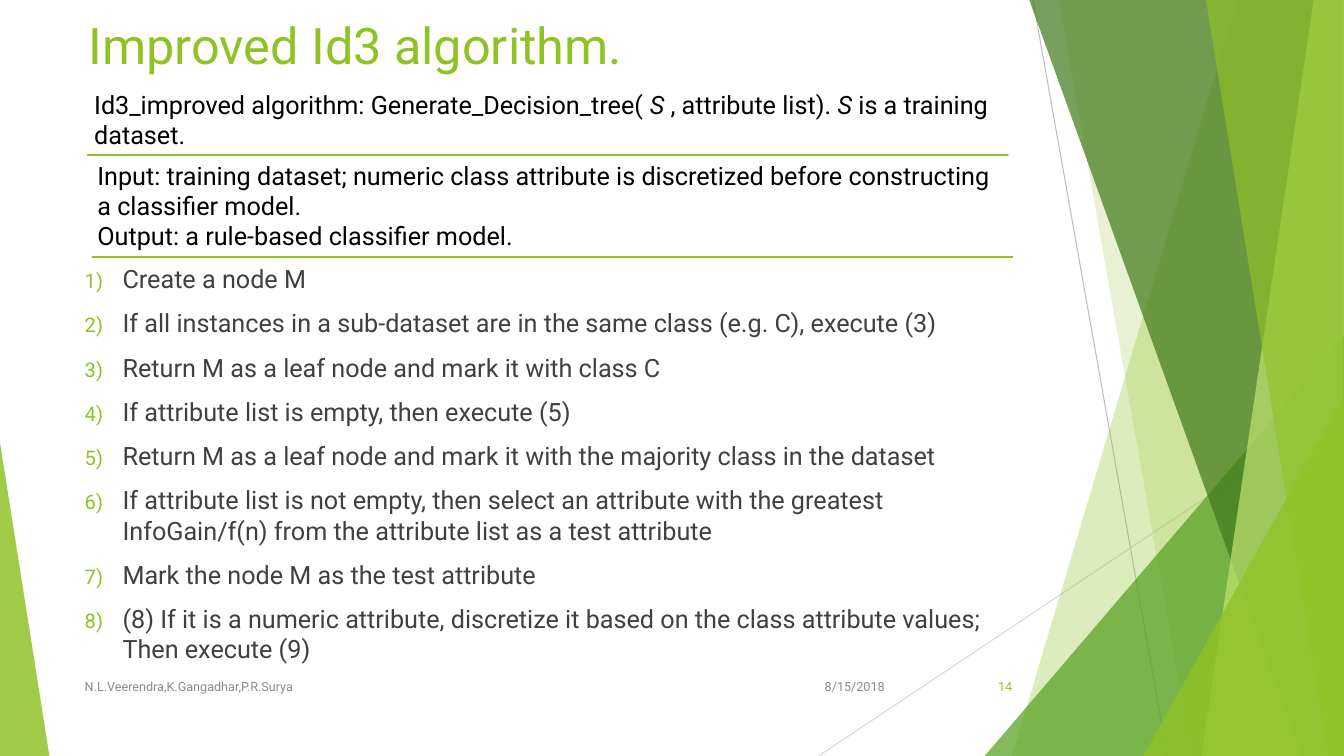
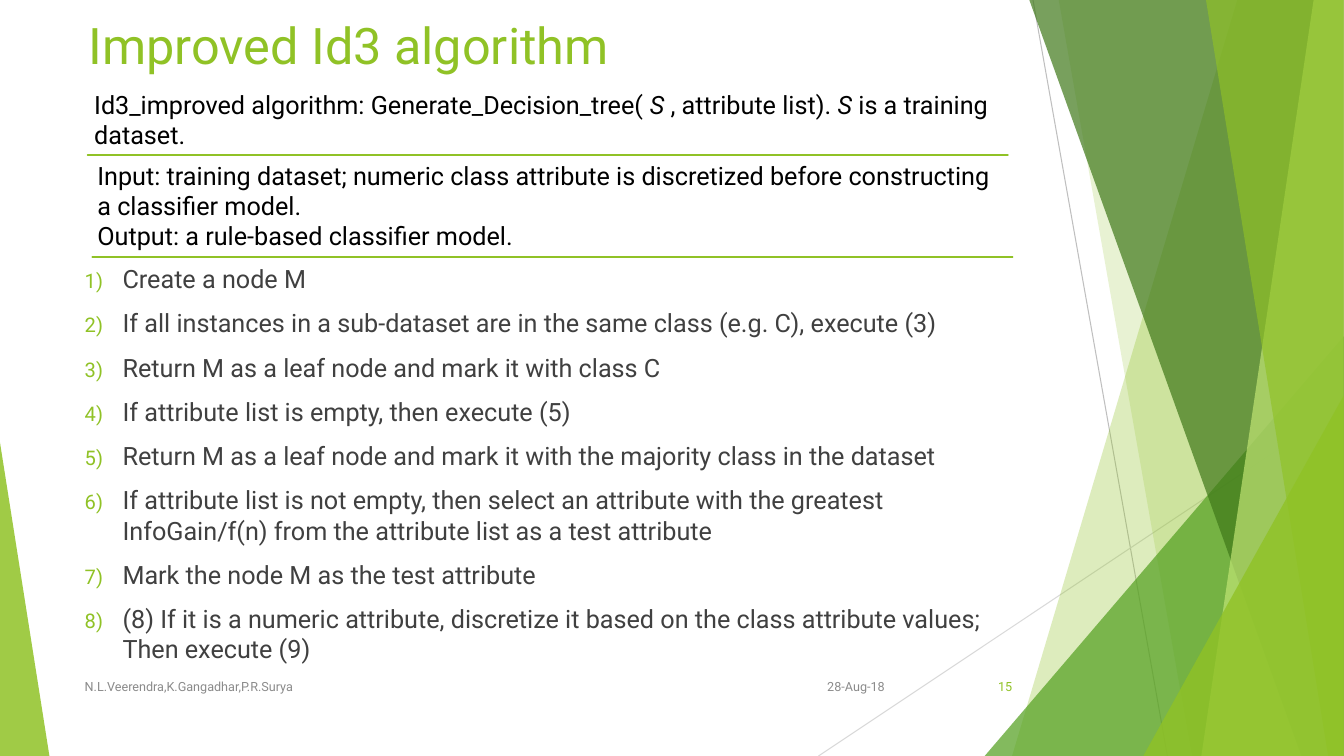
Before and after one commit to LakshmanNanisetti/MiniProject, a slide deck: slide 15 of Presentation/An improved Id3 algorithm for clinical data classification.pptx (slide 14 before the commit). Drawn at 1344x756 pixels with LibreOffice and Linux fonts; fonts in the diff are those of the drawing. Boxes give left, top, right and bottom in pixels: in the first picture for what was removed or moved away, otherwise in the second. Text is boxed around its words. In the diff, an @@ line names an element or a change of style, - is before the commit and + after.

```diff
--- a/Presentation/An improved Id3 algorithm for clinical data classification.pptx
+++ b/Presentation/An improved Id3 algorithm for clinical data classification.pptx
@@ title at bbox=[89, 26, 608, 75]: text changed @@
-Improved Id3 algorithm.
+Improved Id3 algorithm
@@ text at bbox=[827, 682, 885, 694]: text changed @@
-8/15/2018
+28-Aug-18
@@ page number at bbox=[998, 682, 1012, 691]: text changed @@
-14
+15
```
Also in this commit, not shown: 16 other slides changed, 5 slides added, 1 other file.
